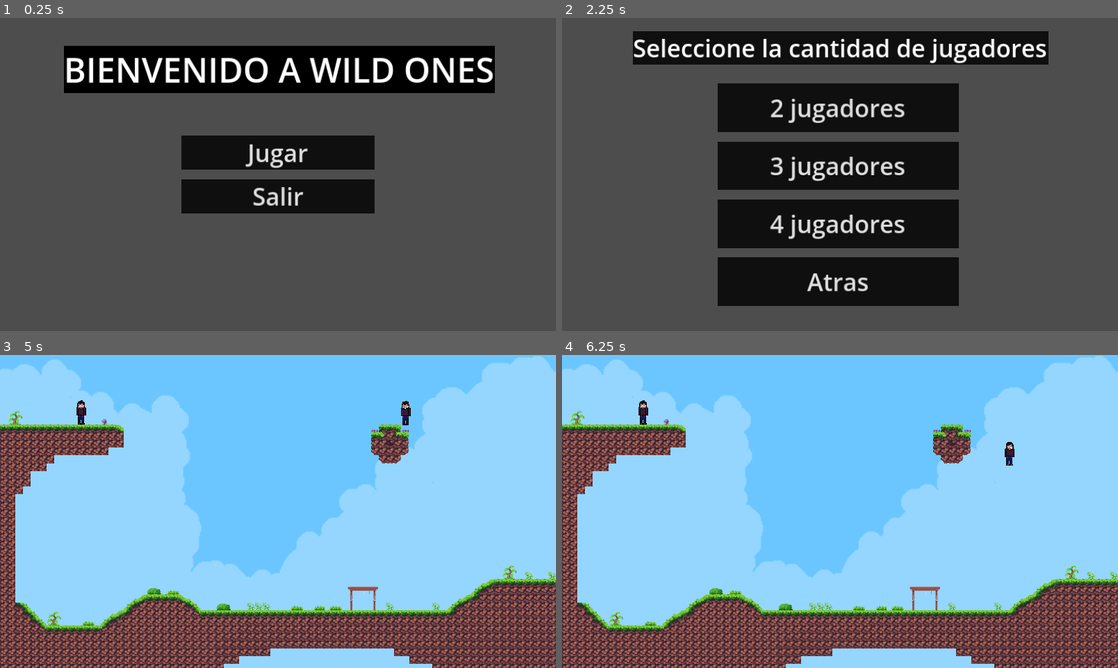
Above: before the commit, frames 1-4 (two rows, left to right).
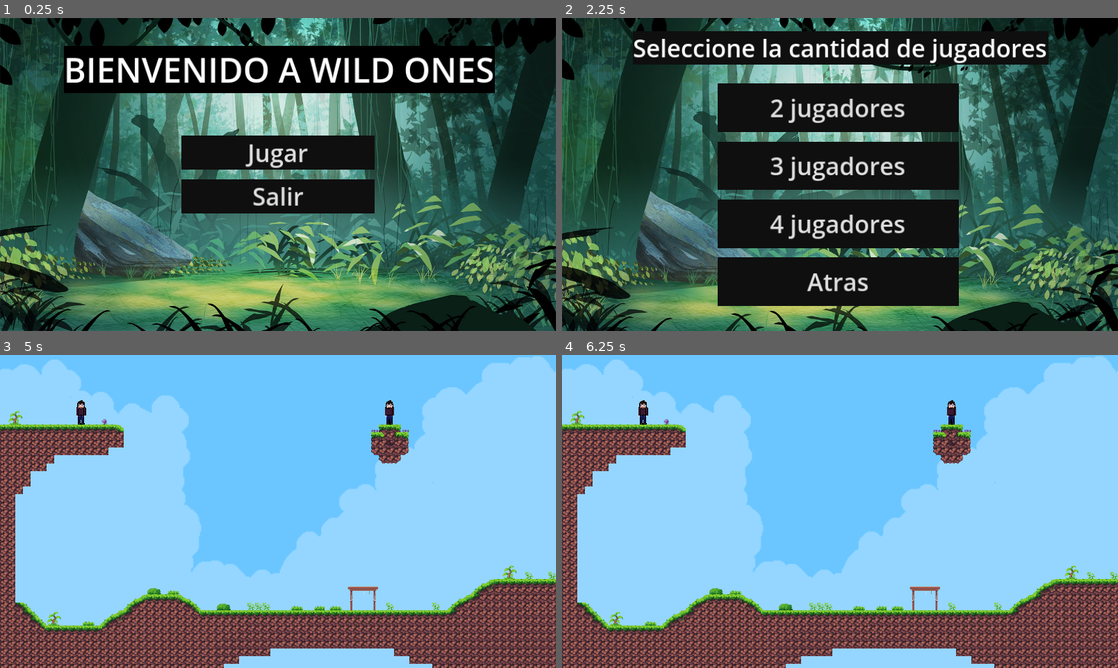
Above: after the commit, the same moments.

Repository: Francisco-Galea/Wild-Ones
Game: Godot game, scene res://Menu/MainScene/MainScene.tscn
Two runs of this game, one before a commit and one after it. Both use one fixed random seed, a clock stepped at 60 frames per second and the inputs below. Sound files missing from this copy of the repository are replaced by a short silence.
Inputs (mouse positions are in pixels of both pictures, inside the frame that each line leads up to):
- Up to frame 1 (0.25 s): no input
- Up to frame 2 (2.25 s): click "Jugar" at 0.5 s; click "Atras" at 1.25 s; click "Jugar" at 2 s
- Up to frame 3 (5 s): click "2 jugadores" at 2.75 s; tap Enter at 3.5 s; move the mouse to (400, 495) at 3.52 s; hold D (move_right) from 3.53 s (still down); click (400, 495) at 3.6 s; tap W (jump) at 3.77, 4.52 s; tap Space at 4.25 s; move the mouse to (166, 527) at 4.27 s; tap 1 (switch_weapon_1) at 4.35 s
- Up to frame 4 (6.25 s): move the mouse to (895, 442) at 5.02 s; release D (move_right) at 5.03 s; hold A (move_left) 5.03-5.78 s; tap 2 (switch_weapon_2) at 5.1 s; tap Enter at 5.75 s; move the mouse to (812, 574) at 5.77 s; hold D (move_right) from 5.78 s (still down); tap 3 (switch_weapon_3) at 5.85 s; tap W (jump) at 6.02 s

The runs differ from the first frame. In frame 1, 80% of the frame differs, in the area x 0-100%, y 0-100%; in frame 2, 64%; in frame 3, 0.2%; in frame 4, 0.2%.

Commit message:
Reordered files

Diff:
--- a/Director/DropManager/DropManager.gd
+++ b/Director/DropManager/DropManager.gd
@@ -12,7 +12,7 @@
 	drop_timer = Timer.new()
 	add_child(drop_timer)
 	drop_timer.connect("timeout", Callable(self, "_on_drop_timer_timeout"))
-	drop_timer.set_wait_time(5)  #Despues cambiar a 20, en 5 está para probar
+	drop_timer.set_wait_time(30)  #Despues cambiar a 20, en 5 está para probar
 	drop_timer.set_one_shot(false)
 	drop_timer.start()
 
--- a/Director/GameManager/GameManager.tscn
+++ b/Director/GameManager/GameManager.tscn
@@ -6,11 +6,11 @@
 script = ExtResource("1_svk51")
 
 [node name="TurnTimer" type="Timer" parent="."]
-wait_time = 30.0
+wait_time = 20.0
 one_shot = true
 
 [node name="GracePeriodTimer" type="Timer" parent="."]
-wait_time = 2.0
+wait_time = 5.0
 one_shot = true
 
 [connection signal="timeout" from="TurnTimer" to="." method="_on_turn_timer_timeout"]
--- a/Drops/WeaponBox.tscn
+++ b/Drops/WeaponBox.tscn
@@ -1,7 +1,7 @@
 [gd_scene load_steps=4 format=3 uid="uid://b81cnq50w8gd3"]
 
 [ext_resource type="Script" path="res://Drops/WeaponBox.gd" id="1_3ajak"]
-[ext_resource type="Texture2D" uid="uid://cfncsqpwfee5o" path="res://IdeasFuture/Images/drop.png" id="1_vibee"]
+[ext_resource type="Texture2D" uid="uid://cfncsqpwfee5o" path="res://Drops/Sprite/drop.png" id="1_vibee"]
 
 [sub_resource type="RectangleShape2D" id="RectangleShape2D_uvdj0"]
 size = Vector2(5, 5.33333)
--- a/Menu/MainScene/MainScene.tscn
+++ b/Menu/MainScene/MainScene.tscn
@@ -1,8 +1,8 @@
 [gd_scene load_steps=7 format=3 uid="uid://bsf6ck8jcry7b"]
 
 [ext_resource type="Script" path="res://Menu/MainScene/MainScene.gd" id="1_3tru1"]
-[ext_resource type="AudioStream" uid="uid://bd7v2v7ihd2dl" path="res://IdeasFuture/Soundtrack/theme.mp3" id="2_7c4jc"]
-[ext_resource type="Texture2D" uid="uid://xqdjlsxyguvt" path="res://IdeasFuture/Images/vybwLa.jpg" id="3_3o3ht"]
+[ext_resource type="AudioStream" uid="uid://bd7v2v7ihd2dl" path="res://Menu/Sounds/theme.mp3" id="2_7c4jc"]
+[ext_resource type="Texture2D" uid="uid://xqdjlsxyguvt" path="res://Menu/Sprite/vybwLa.jpg" id="3_3o3ht"]
 
 [sub_resource type="StyleBoxFlat" id="StyleBoxFlat_xeq37"]
 bg_color = Color(0, 0, 0, 1)
--- a/Menu/Menu/Menu.tscn
+++ b/Menu/Menu/Menu.tscn
@@ -1,7 +1,7 @@
 [gd_scene load_steps=6 format=3 uid="uid://bej7yk85m254i"]
 
 [ext_resource type="Script" path="res://Menu/Menu/Menu.gd" id="1_fhoec"]
-[ext_resource type="Texture2D" uid="uid://xqdjlsxyguvt" path="res://IdeasFuture/Images/vybwLa.jpg" id="2_uwvdc"]
+[ext_resource type="Texture2D" uid="uid://xqdjlsxyguvt" path="res://Menu/Sprite/vybwLa.jpg" id="2_uwvdc"]
 
 [sub_resource type="StyleBoxFlat" id="StyleBoxFlat_3nyd6"]
 bg_color = Color(0.0588235, 0.0588235, 0.0588235, 1)
--- a/Player/Player.gd
+++ b/Player/Player.gd
@@ -8,8 +8,7 @@
 var weapons: Array = [
 	GrenadeStrategy.new(),
 	GasGrenadeStrategy.new(),
-	KamehaStrategy.new(),
-	RasenganStrategy.new()
+	TripMineStrategy.new()
 ]
 #De armas solo debe quedar la granada
 @onready var health_component: Node = $Health
--- a/World/World.tscn
+++ b/World/World.tscn
@@ -5,7 +5,7 @@
 [ext_resource type="Script" path="res://Director/SpawnManager/SpawnManager.gd" id="3_dwlq3"]
 [ext_resource type="Texture2D" uid="uid://thqtchw48r8e" path="res://World/TileMap/sprite/Background_2.png" id="3_yqm17"]
 [ext_resource type="Script" path="res://Director/DropManager/DropManager.gd" id="5_gdohi"]
-[ext_resource type="AudioStream" uid="uid://kdqk86uaos6l" path="res://IdeasFuture/Sounds/musicMatch.wav" id="6_k7skk"]
+[ext_resource type="AudioStream" uid="uid://kdqk86uaos6l" path="res://World/Sounds/musicMatch.wav" id="6_k7skk"]
 
 [sub_resource type="TileSetAtlasSource" id="TileSetAtlasSource_d3r2h"]
 texture = ExtResource("1_0o7eb")
Binary file added: Drops/Sprite/drop.png
Not shown, added: Drops/Sprite/drop.png.import
Not shown, added: Menu/Sounds/theme.mp3.import
Binary file added: Menu/Sprite/vybwLa.jpg
Not shown, added: Menu/Sprite/vybwLa.jpg.import
Not shown, added: World/Sounds/musicMatch.wav.import
Not shown, added: Menu/Sounds/theme.mp3
Not shown, added: World/Sounds/musicMatch.wav
